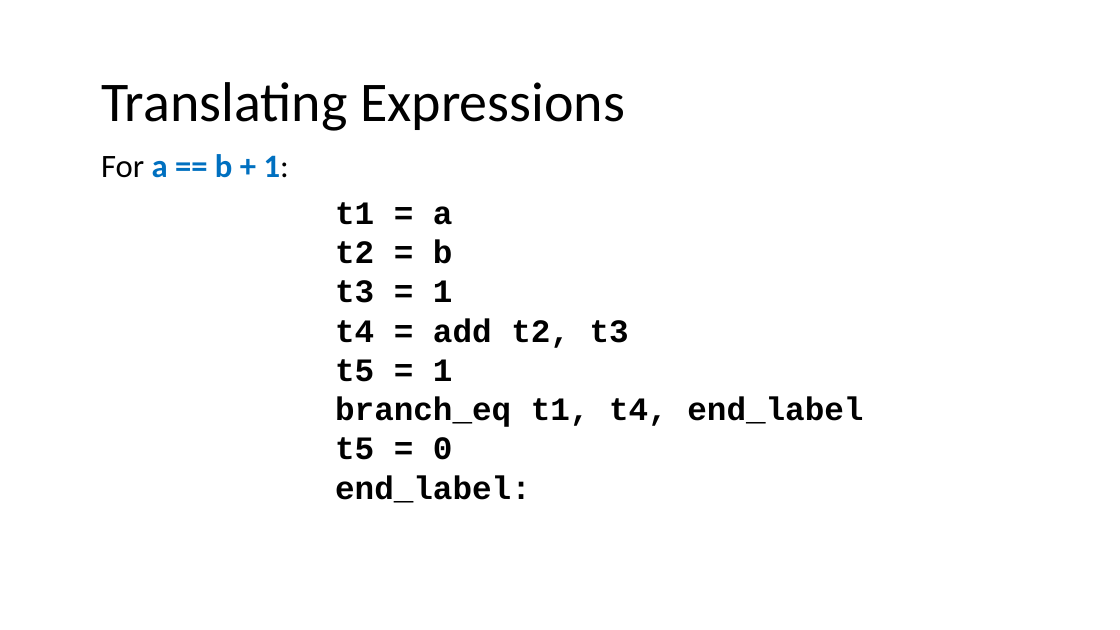
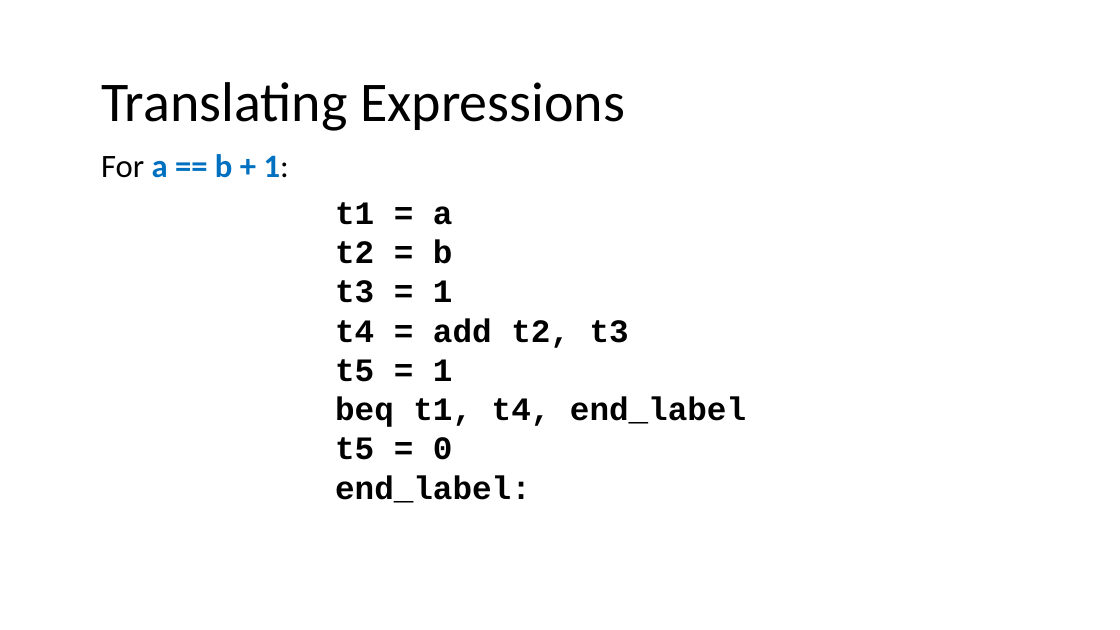
Before and after one commit to nivshani/compilation, a slide deck: slide 24 of slides/IR.pptx. Drawn at 1120x630 pixels with LibreOffice and Linux fonts; fonts in the diff are those of the drawing. Boxes give left, top, right and bottom in pixels: in the first picture for what was removed or moved away, otherwise in the second. Text is boxed around its words. In the diff, an @@ line names an element or a change of style, - is before the commit and + after.

```diff
--- a/slides/IR.pptx
+++ b/slides/IR.pptx
@@ text at [335, 396, 746, 427]: text changed @@
-branch_eq t1, t4, end_label
+beq t1, t4, end_label
```
Also in this commit, not shown: 4 other slides changed, 14 slides added, 3 slides removed, 1 other file.
